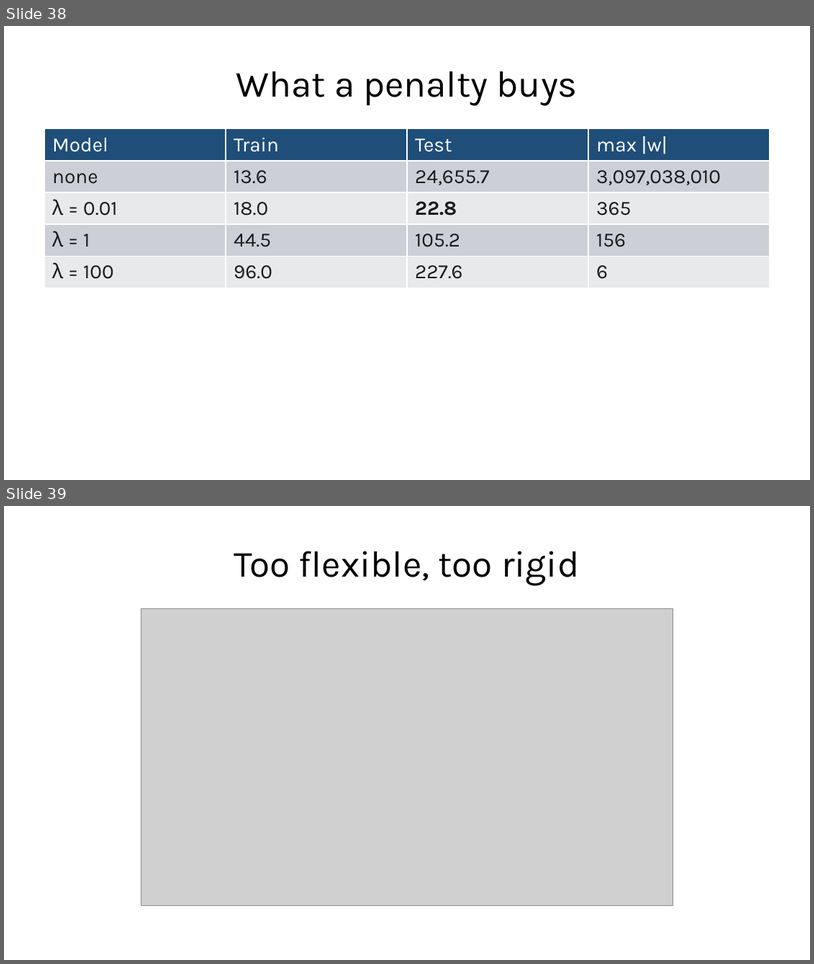
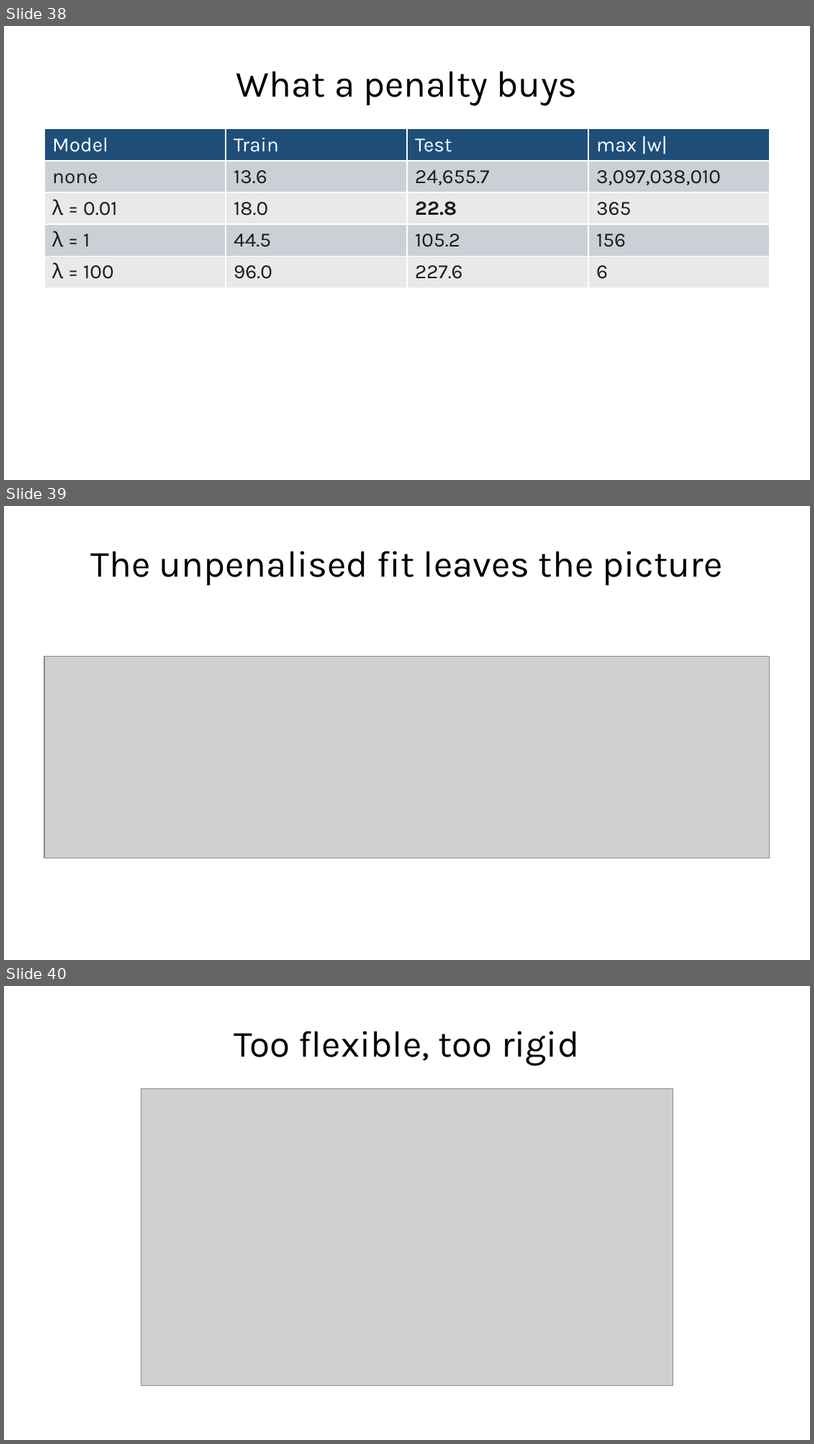
Before and after one commit to fabioantonini/technologies-for-artificial-intelligence, a slide deck: Lessons/03_regression/Slides/regression_slides.pptx. Shown one above the other, each under a label of ours: slides 38 and 39 before the commit, slides 38, 39 and 40 after it. The pictures are 814x964 and 814x1444 pixels, drawn with LibreOffice and Linux fonts; fonts in the diff are those of the drawing; grey boxes stand for pictures; background and template pictures are left out. Boxes give left, top, right and bottom in pixels: in the first picture for what was removed or moved away, otherwise in the second. Text is boxed around its words. In the diff, an @@ line names an element or a change of style, - is before the commit and + after.

```diff
--- a/Lessons/03_regression/Slides/regression_slides.pptx
+++ b/Lessons/03_regression/Slides/regression_slides.pptx
@@ slide 39 added at <box>4,506,810,960</box>, background #FFFFFF @@
@@ title added at <box>90,551,723,585</box>, 33 pt, text #1A1A1A @@
+The unpenalised fit leaves the picture
@@ picture added at <box>44,656,770,857</box> @@
@@ what was slide 39 is now slide 40 @@
```
Also in this commit, not shown: 4 other files.
